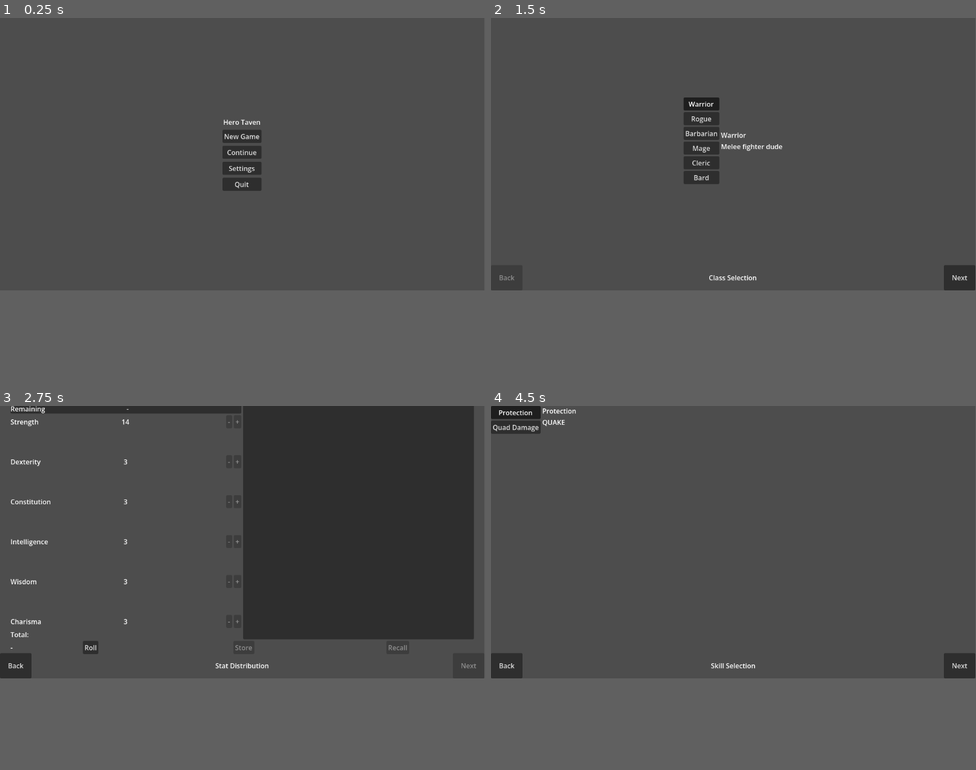
Above: before the commit, frames 1-4 (two rows, left to right).
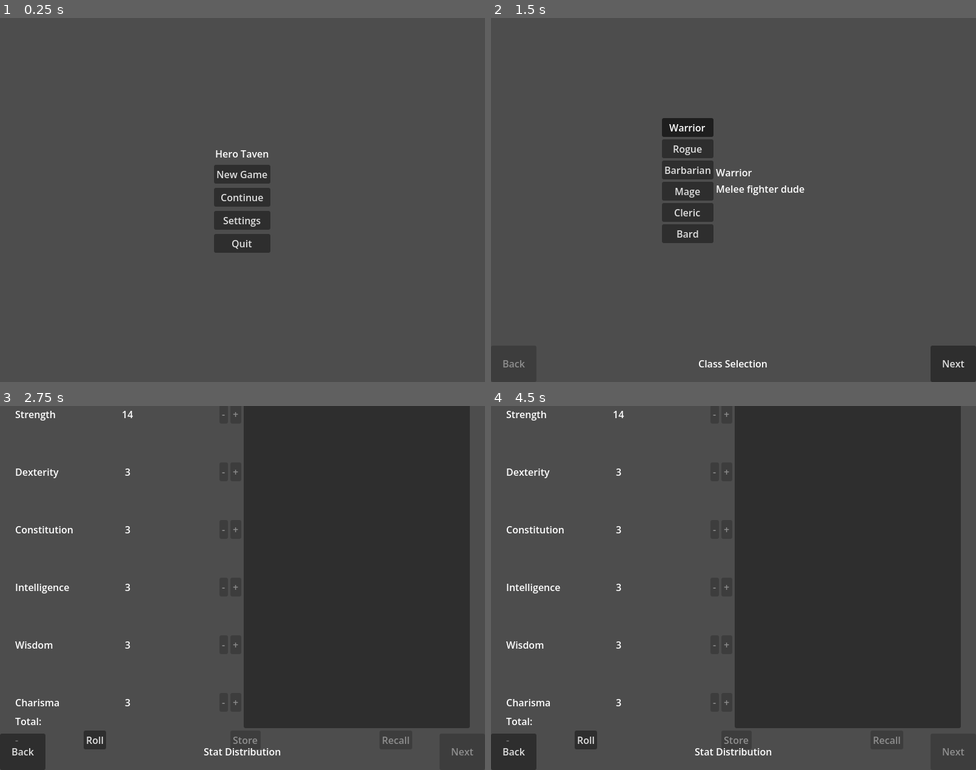
Above: after the commit, the same moments.

Repository: brysonomicon/HeroTavern
Game: Godot game, scene res://scenes/game.tscn
The game is run twice, just before and just after one commit, with the same random seed, the same clock (stepped at 60 frames per second) and the same inputs.
Inputs (mouse positions are in pixels of both pictures, inside the frame that each line leads up to):
- Up to frame 1 (0.25 s): no input
- Up to frame 2 (1.5 s): click "New Game" at 0.5 s; click "Warrior" at 1.25 s
- Up to frame 3 (2.75 s): click "Next" at 2 s
- Up to frame 4 (4.5 s): click "Roll" at 2.75 s; click (961, 664) at 3.5 s, where only the run before the commit has a clickable "Next"; click (515, 413) at 4.25 s, where only the run before the commit has a clickable "Protection"
In our replay, the window is 799x449 before the commit and 800x600 after it. These sizes can differ from the game's own. Grey fills any space a smaller window leaves; there, only what the larger window draws over its background counts as a difference.

The runs differ from the first frame. In frame 1, 2.8% of the frame differs, in the area x 44-56%, y 27-65%; in frame 2, 5.3%; in frame 3, 15%; in frame 4, 45%, in the area x 0-100%, y 0-100%.
Error in both runs: Assertion failed. (res://scenes/ui/horizontal_selector.gd:40)

Commit message:
Update core project settings to make items snap to pixels and have a smaller default size.

Diff:
--- a/project.godot
+++ b/project.godot
@@ -15,6 +15,12 @@
 config/features=PackedStringArray("4.6", "GL Compatibility")
 config/icon="res://assets/icon.svg"
 
+[display]
+
+window/size/viewport_width=800
+window/size/viewport_height=600
+window/stretch/mode="canvas_items"
+
 [dotnet]
 
 project/assembly_name="HeroTavern"
@@ -25,6 +31,8 @@
 
 [rendering]
 
+textures/canvas_textures/default_texture_filter=0
 rendering_device/driver.windows="d3d12"
 renderer/rendering_method="gl_compatibility"
 renderer/rendering_method.mobile="gl_compatibility"
+2d/snap/snap_2d_transforms_to_pixel=true
